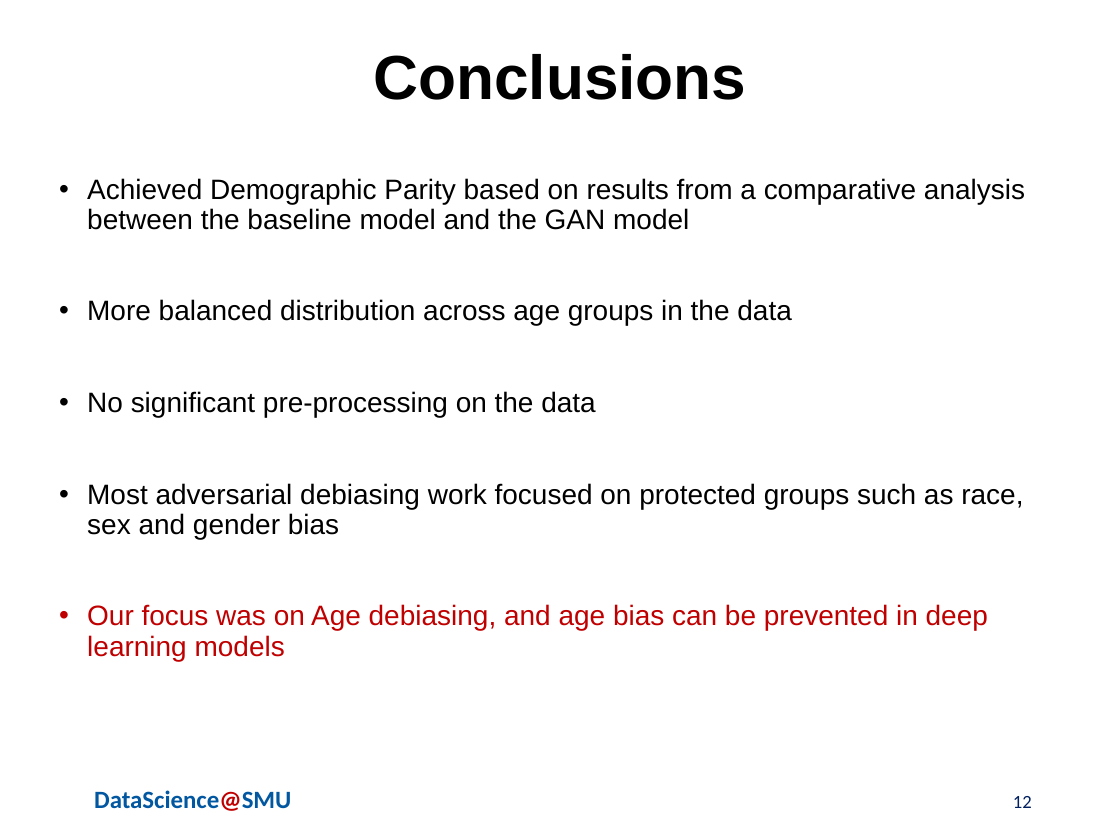
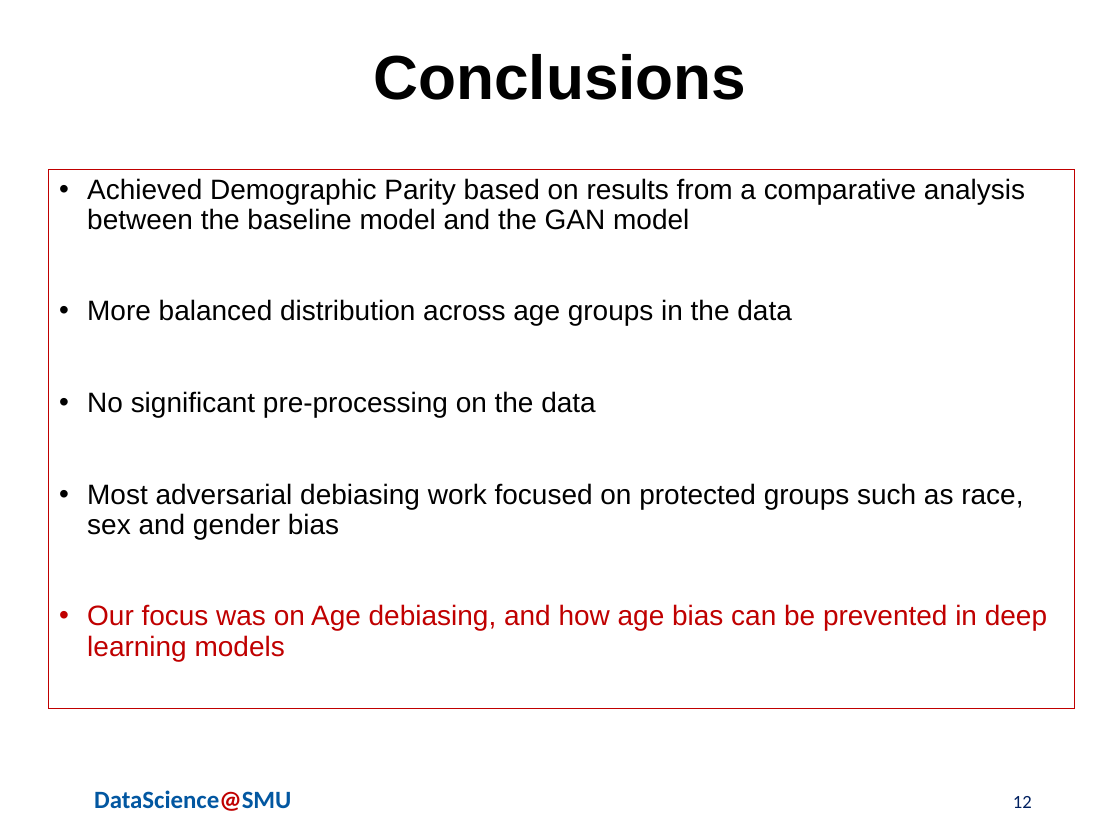
Before and after one commit to skhayden/Reducing-Age-Bias-in-Machine-Learning-An-Algorithmic-Approach, a slide deck: slide 12 of Hayden_deAlford_Wittlin_AdversarialBiasPresentationFINAL7.17.20.pptx. Drawn at 1120x840 pixels with LibreOffice and Linux fonts; fonts in the diff are those of the drawing; background and template pictures are left out. Boxes give left, top, right and bottom in pixels: in the first picture for what was removed or moved away, otherwise in the second. Text is boxed around its words. In the diff, an @@ line names an element or a change of style, - is before the commit and + after.

Commit message:
Update Hayden_deAlford_Wittlin_AdversarialBiasPresentationFINAL7.17.20.pptx
solanges boxex back on results slides

```diff
--- a/Hayden_deAlford_Wittlin_AdversarialBiasPresentationFINAL7.17.20.pptx
+++ b/Hayden_deAlford_Wittlin_AdversarialBiasPresentationFINAL7.17.20.pptx
@@ text "Achieved Demographic Parity based on ...": place and size @@
-text "Achieved Demographic Parity based on ..." at <box>87,178,1025,661</box>
+text "Achieved Demographic Parity based on ..." at <box>48,169,1075,708</box>
@@ text "Achieved Demographic Parity based on ..." at <box>48,169,1075,708</box>: outline none to #C00000 0.75 pt @@
@@ text at <box>87,604,1047,661</box>: text changed @@
-• Our focus was on Age debiasing, and age bias can be prevented in deep learning models
+• Our focus was on Age debiasing, and how age bias can be prevented in deep learning models
```
Also in this commit, not shown: 4 other slides changed.
